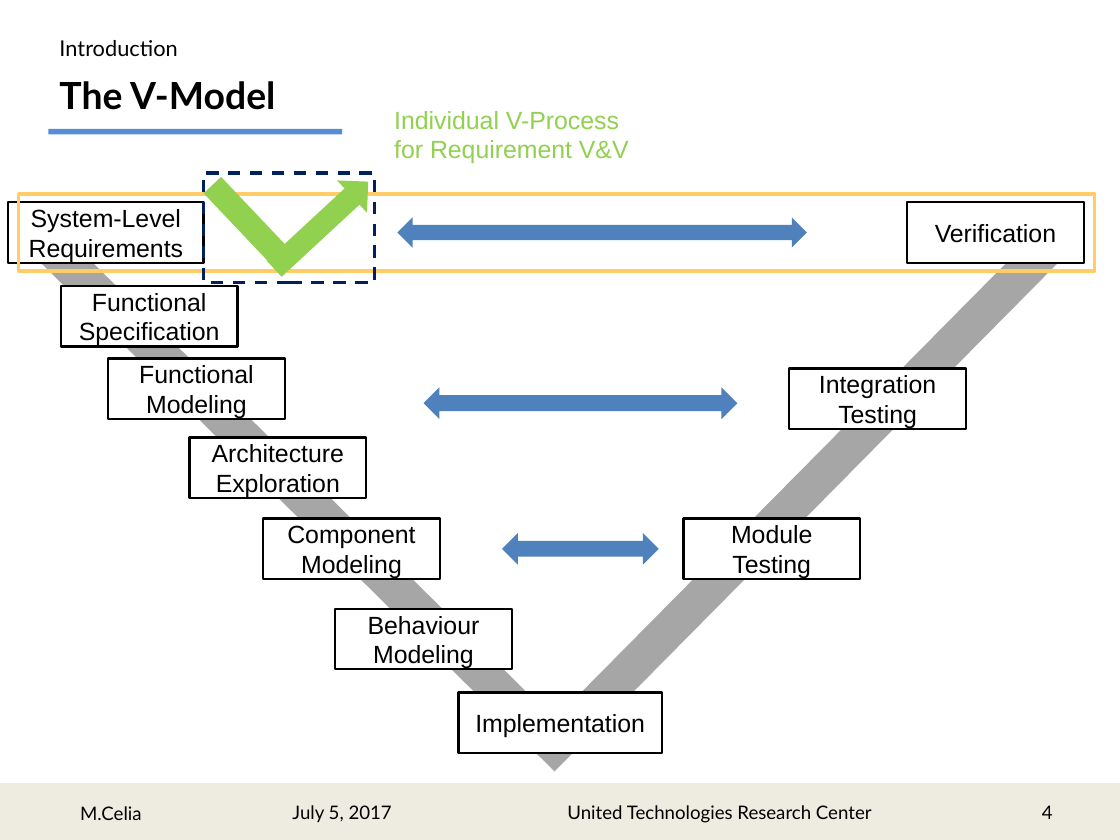
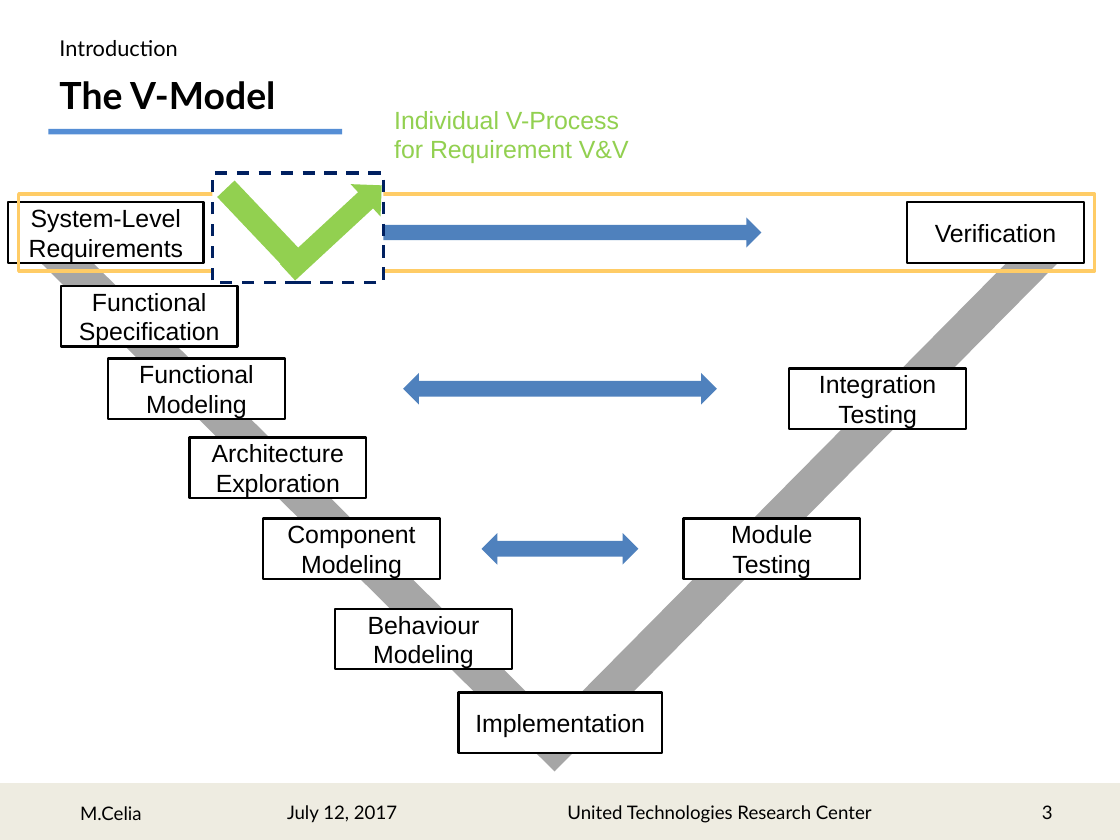
Before and after one commit to marcocelia/Master-Thesis, a slide deck: slide 3 of Presentation/RMpresentation_r1.pptx (slide 4 before the commit). Drawn at 1120x840 pixels with LibreOffice and Linux fonts; fonts in the diff are those of the drawing. Boxes give left, top, right and bottom in pixels: in the first picture for what was removed or moved away, otherwise in the second. Text is boxed around its words. In the diff, an @@ line names an element or a change of style, - is before the commit and + after.

```diff
--- a/Presentation/RMpresentation_r1.pptx
+++ b/Presentation/RMpresentation_r1.pptx
@@ rectangle: place and size @@
-rectangle at (204,174,375,282)
+rectangle at (213,174,384,282)
@@ rectangle at (213,174,384,282): fill none to #FFFFFF @@
@@ up arrow: place and size @@
-up arrow at (259,166,383,285)
+up arrow at (273,169,396,288)
@@ rectangle: place and size @@
-rectangle at (204,177,298,274)
+rectangle at (217,180,311,278)
@@ left right arrow: place and size @@
-left right arrow at (398,217,808,248)
+left right arrow at (352,217,762,248)
@@ left right arrow: place and size @@
-left right arrow at (423,388,737,419)
+left right arrow at (403,373,717,404)
@@ left right arrow: place and size @@
-left right arrow at (502,533,659,564)
+left right arrow at (482,533,638,564)
@@ text at (287,805,397,823): text changed @@
-July 5, 2017
+July 12, 2017
@@ page number at (1042,805,1053,819): text changed @@
-4
+3
```
Also in this commit, not shown: 27 other slides changed, 1 slide added, 1 slide removed, 12 other files.
